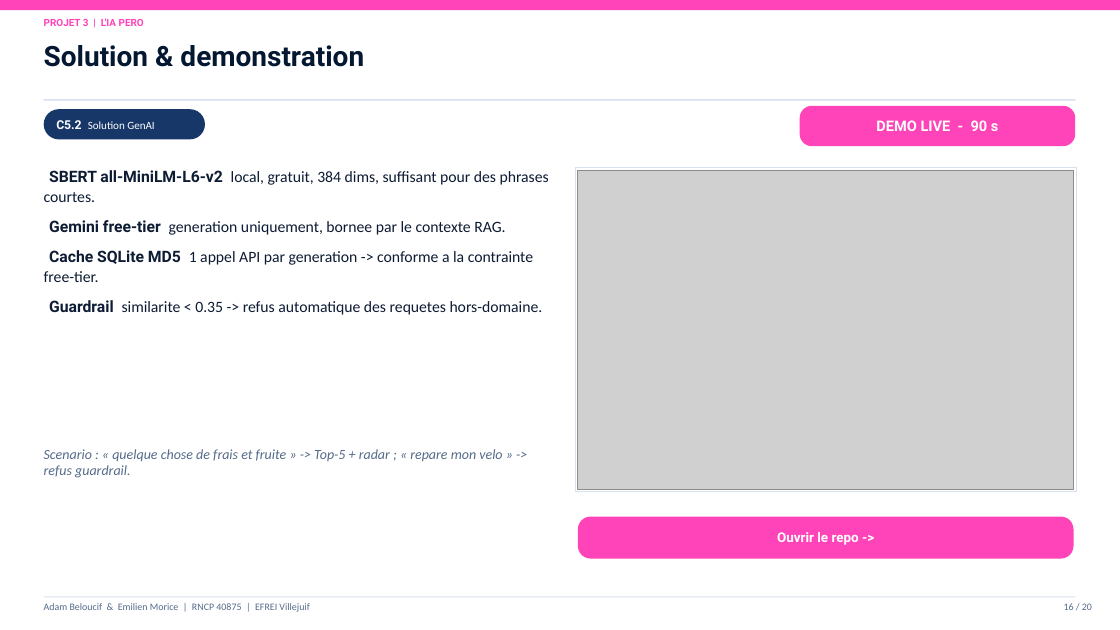
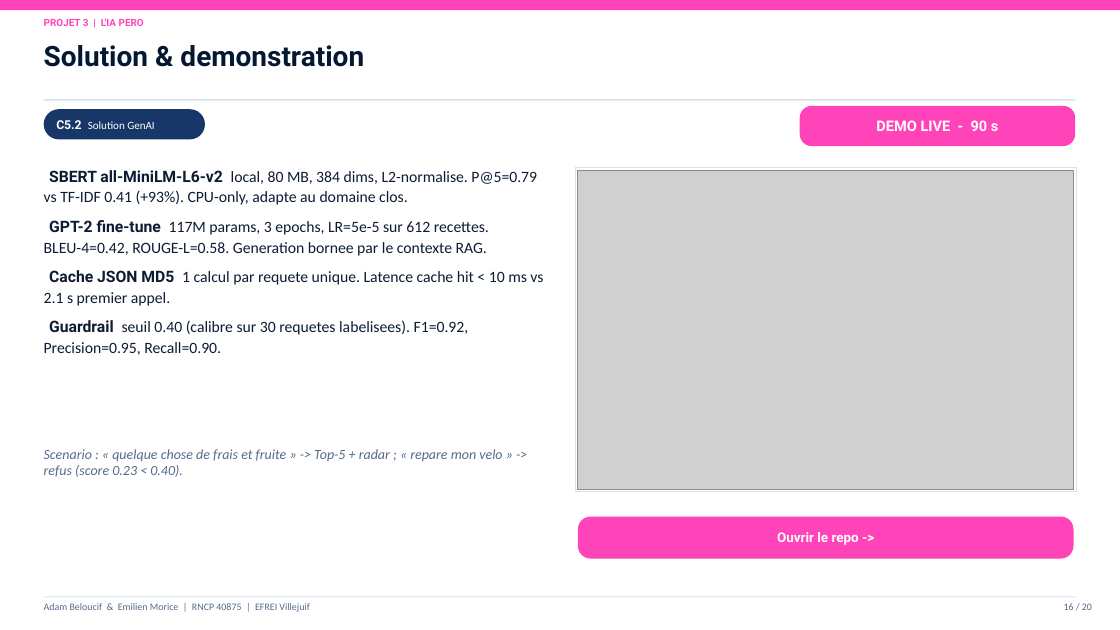
Before and after one commit to Adam-Blf/Soutenance-M1, a slide deck: slide 16 of Soutenance_Bloc1-2_Adam_Emilien.pptx. Drawn at 1120x630 pixels with LibreOffice and Linux fonts; fonts in the diff are those of the drawing; grey boxes stand for pictures. Boxes give left, top, right and bottom in pixels: in the first picture for what was removed or moved away, otherwise in the second. Text is boxed around its words. In the diff, an @@ line names an element or a change of style, - is before the commit and + after.

Commit message:
fix: update ia-pero slides with real metrics from codebase (#6)
- Guardrail threshold: 0.35 -> 0.40 (code + rapport confirment)
- Generation: Gemini -> GPT-2 fine-tune local (117M params, 3 epochs)
- Cache: SQLite -> JSON MD5 (rag_cache.json sur disque)
- Add real metrics slide 16: P@5=0.79 vs TF-IDF 0.41 (+93%), BLEU-4=0.42
- Add real metrics slide 17: guardrail F1=0.92, Prec=0.95, Rec=0.90, 94% OOD
- Add latences: 45ms retrieval, <10ms cache hit, 2.1s RAG first call
- Add pistes amelioration: FAISS, SBERT fine-tune, LaBSE multilinguisme
- Slide 3: 600+ -> 612 cocktails (4 sources Kaggle apres dedup)
- Slide 18: C5.3 label updated to Guardrail 0.40 F1=0.92

```diff
--- a/Soutenance_Bloc1-2_Adam_Emilien.pptx
+++ b/Soutenance_Bloc1-2_Adam_Emilien.pptx
@@ text at (44, 170, 543, 355): text changed @@
-SBERT all-MiniLM-L6-v2 local, gratuit, 384 dims, suffisant pour des phrases courtes.
-Gemini free-tier generation uniquement, bornee par le contexte RAG.
-Cache SQLite MD5 1 appel API par generation -> conforme a la contrainte free-tier.
-Guardrail similarite < 0.35 -> refus automatique des requetes hors-domaine.
+SBERT all-MiniLM-L6-v2 local, 80 MB, 384 dims, L2-normalise. P@5=0.79 vs TF-IDF 0.41 (+93%). CPU-only, adapte au domaine clos.
+GPT-2 fine-tune 117M params, 3 epochs, LR=5e-5 sur 612 recettes. BLEU-4=0.42, ROUGE-L=0.58. Generation bornee par le contexte RAG.
+Cache JSON MD5 1 calcul par requete unique. Latence cache hit < 10 ms vs 2.1 s premier appel.
+Guardrail seuil 0.40 (calibre sur 30 requetes labelisees). F1=0.92, Precision=0.95, Recall=0.90.
@@ text at (44, 449, 502, 477): text changed @@
-Scenario : « quelque chose de frais et fruite » -> Top-5 + radar ; « repare mon velo » -> refus guardrail.
+Scenario : « quelque chose de frais et fruite » -> Top-5 + radar ; « repare mon velo » -> refus (score 0.23 < 0.40).
```
Also in this commit, not shown: 6 other slides changed, 1 other file.
